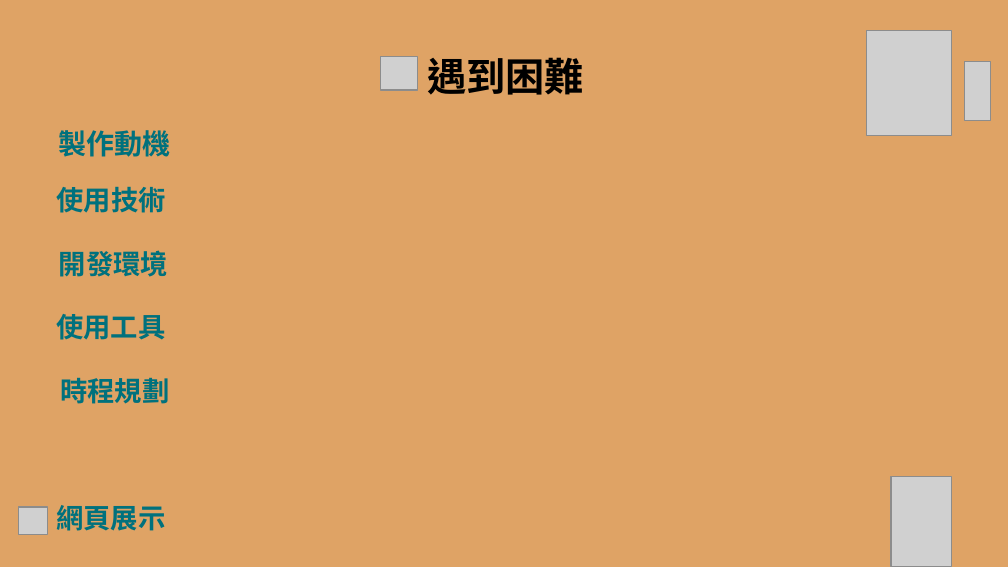
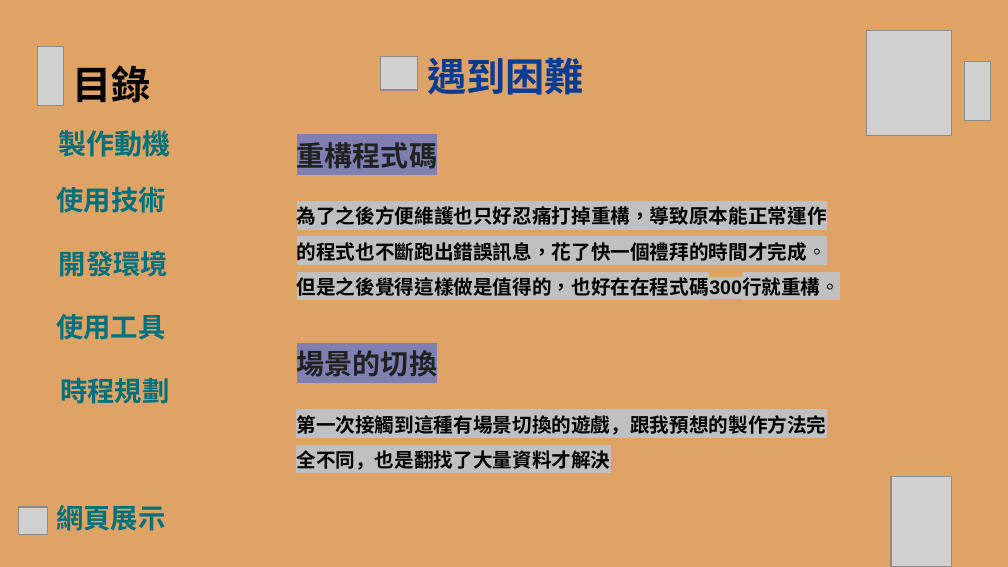
Before and after one commit to wsadtref95/aaa, a slide deck: slide 8 of 資展國際 小專.pptx. Drawn at 1008x567 pixels with LibreOffice and Linux fonts; fonts in the diff are those of the drawing; grey boxes stand for pictures; background and template pictures are left out. Boxes give left, top, right and bottom in pixels: in the first picture for what was removed or moved away, otherwise in the second. Text is boxed around its words. In the diff, an @@ line names an element or a change of style, - is before the commit and + after.

```diff
--- a/資展國際 小專.pptx
+++ b/資展國際 小專.pptx
@@ picture added at [37, 46, 64, 105] @@
@@ title "遇到困難" at [427, 57, 584, 95]: text colour #000000 to #093C92 @@
@@ text added at [72, 65, 150, 103], 28 pt, text #000000, bold @@
+目錄
@@ text added at [297, 142, 437, 169], 20 pt, text #212121, bold @@
+重構程式碼
@@ text added at [297, 206, 841, 300], 14 pt, text #000000, bold @@
+為了之後方便維護也只好忍痛打掉重構，導致原本能正常運作的程式也不斷跑出錯誤訊息，花了快一個禮拜的時間才完成。
+但是之後覺得這樣做是值得的，也好在在程式碼300行就重構。
@@ text added at [297, 350, 437, 377], 20 pt, text #212121, bold @@
+場景的切換
@@ text added at [296, 415, 826, 470], 14 pt, text #000000, bold @@
+第一次接觸到這種有場景切換的遊戲，跟我預想的製作方法完全不同，也是翻找了大量資料才解決
```
Also in this commit, not shown: 8 other slides changed, 1 slide added.
